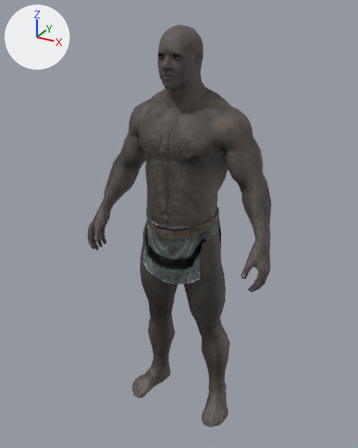
The glTF model public/races/breton.glb as it was, and as the next commit left it.
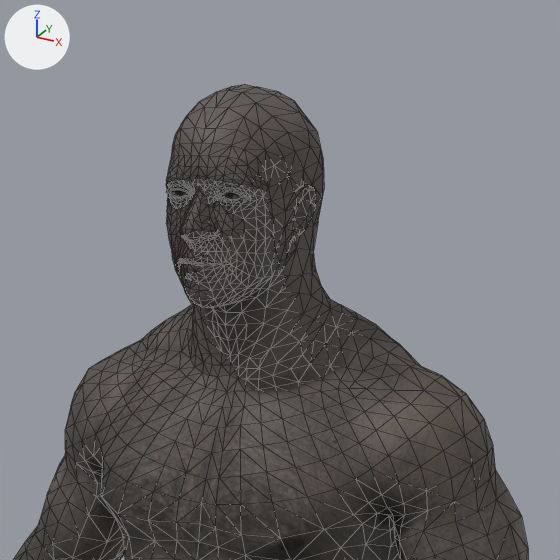
There are two pictures of each version: one whole from a 50 mm camera at (7.02, -12.9, 13.65) aimed at (-0.22, 0.26, 7.07), one close up on the part from 31% to 76% of the width and 0% to 36% of the height. Every picture has the same lights, and +X, +Y and +Z are marked at upper left. The last two pictures show the newer version. The close-ups show mesh edges as thin lines. Where no turn or scale is listed for an object, it has been applied to the vertices.

Objects in the first close-up: 'MaleHeadIMF', 'MaleUnderwearBody:0' and 1 more.
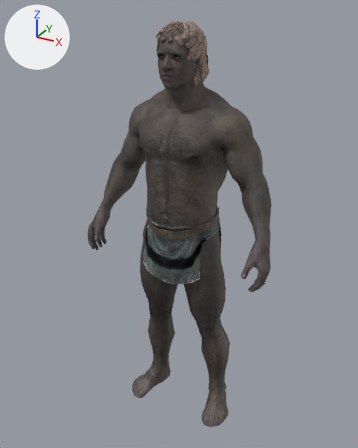
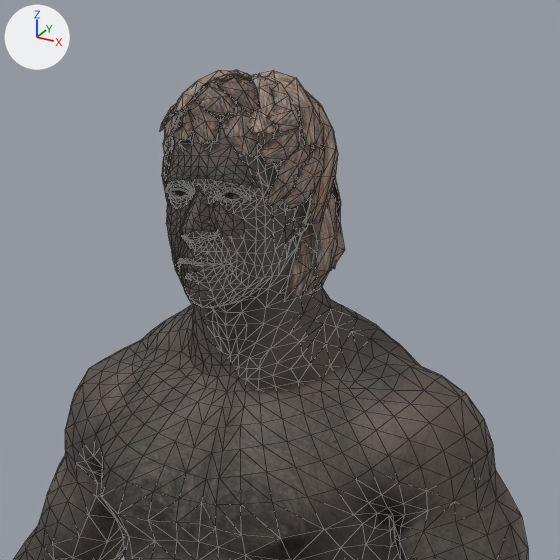
Location of each change, (x1, y1, x2, y2) in pixels of the close-ups (560 x 560 px):
'Hair09', added: after (160, 70, 345, 301)

The change, as a diff of the scene's bpy script:
```diff
--- a/public/races/breton.glb.py
+++ b/public/races/breton.glb.py
@@ img_hairlong @@
+img_hairlong = load_image('hairlong', '_unpacked/hairlong', 1024, 1024, 'sRGB')
@@ mat_hair09_mat @@
+mat_hair09_mat = bpy.data.materials.new('Hair09.Mat')
+# uses the picture img_hairlong
@@ me_hair09 @@
+me_hair09.from_pydata(...)  # 837 vertices, 1067 faces; spans x -0.7..0.7, y -0.82..0.87, z 11.56..13.29
+me_hair09.materials.append(mat_hair09_mat)
@@ ob_hair09 @@
+ob_hair09 = bpy.data.objects.new('Hair09', me_hair09)
+ob_hair09.location = (0.0, 0.0, 0.0)
```
